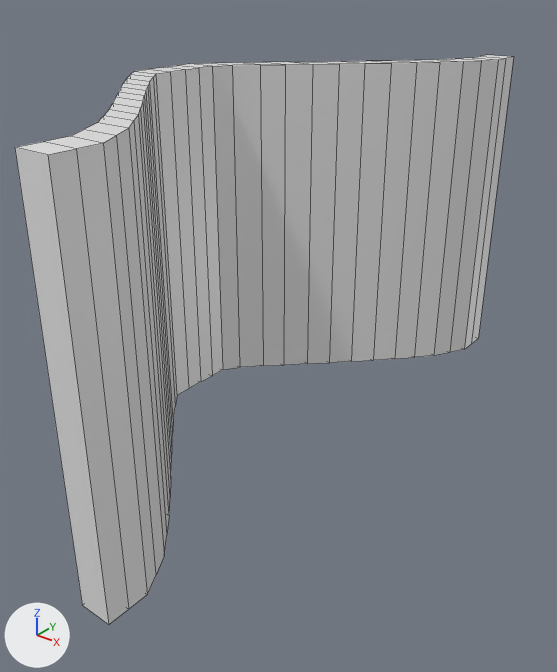
Renders of the FBX model Blender Exports/CurvedWall.fbx from each side of a commit.
One viewpoint serves both versions: a 50 mm lens placed at (8.45, -12.55, 6.01), pointed at (-1.37, -0.27, -1.6). The lights are fixed; the arrows at lower left show +X, +Y and +Z. Mesh edges are drawn as thin lines. Where no turn or scale is listed for an object, it has been applied to the vertices.
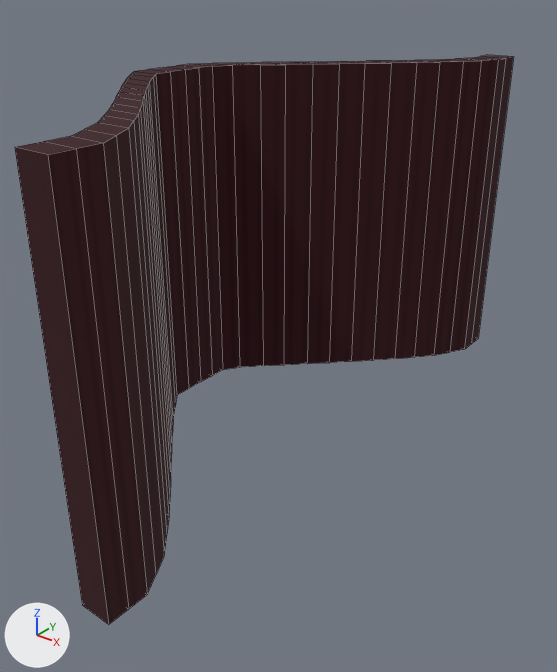
What the commit changed:
Picture 'WallTexture.png' (img_walltexture_png) is new.
In material 'Material' (mat_material), base_color is no longer (0.8, 0.8, 0.8), white #e7e7e7.
In material 'Material' (mat_material), texture is now set to img_walltexture_png.
In material 'Material' (mat_material), roughness goes from 0.4 to 1.0.

Location of each change, [x1, y1, x2, y2] in pixels of the pictures (557 x 672 px):
'Cube', surface changed (grey to black): [15, 55, 513, 624] in both
